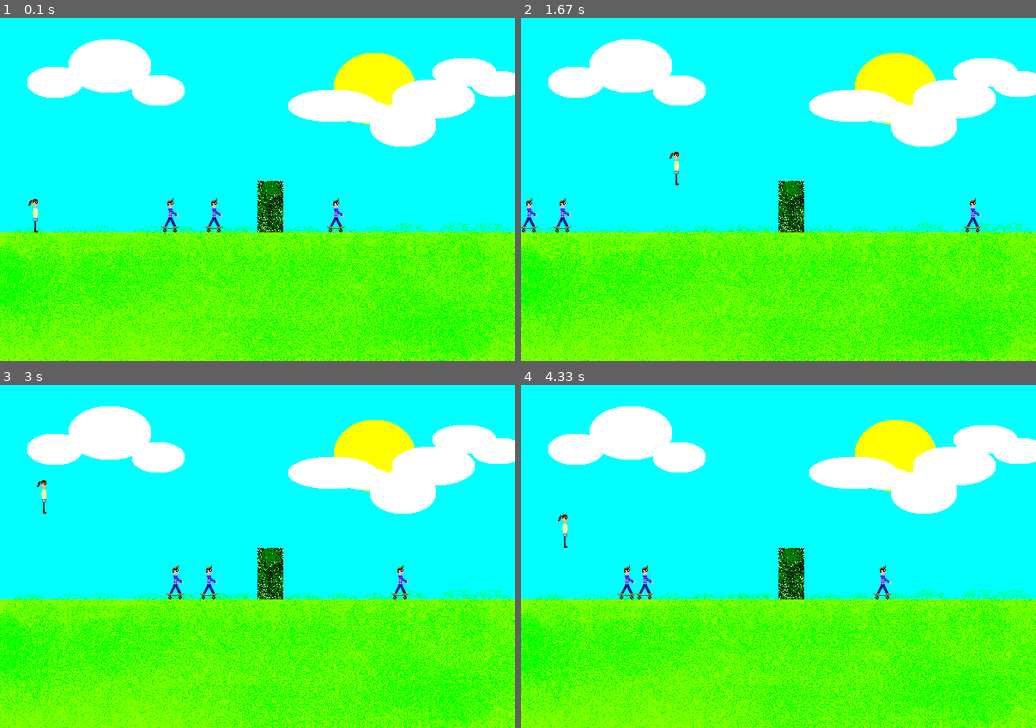
Above: before the commit, frames 1-4 (two rows, left to right).
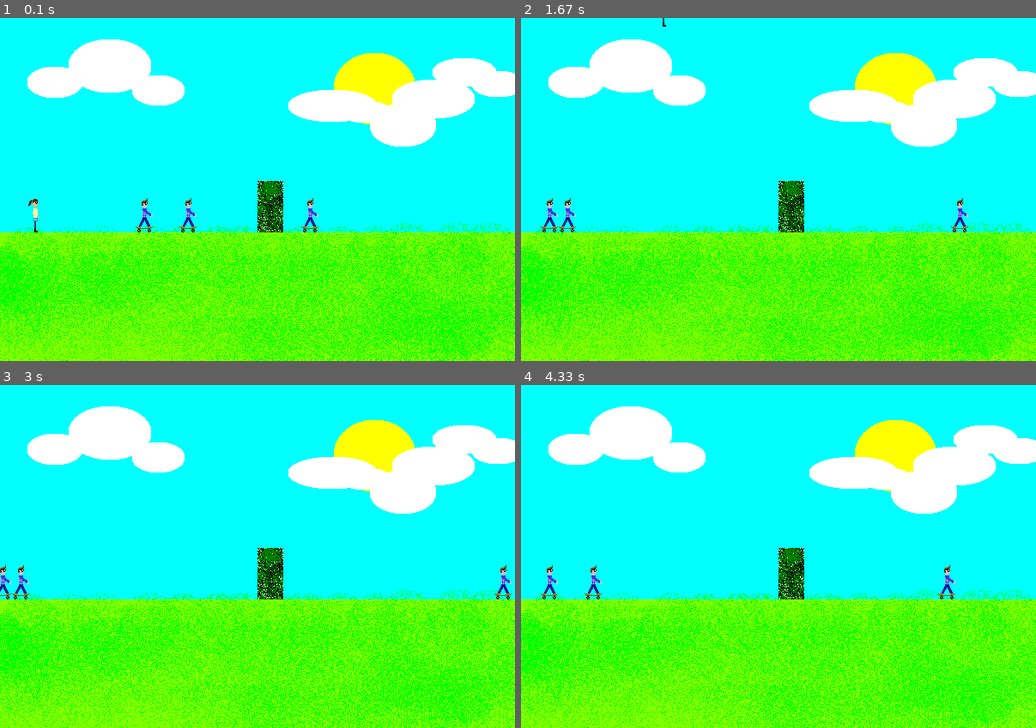
Above: after the commit, the same moments.

Repository: nagellack/SarahGame
Game: pygame game, started from Project/main.py
Same seed, same stepped clock (60 frames per second), same inputs: the game is played once before the commit and once after it.
Inputs:
- Up to frame 1 (0.1 s): no input
- Up to frame 2 (1.67 s): tap Space at 0.33, 0.73, 1.03, 1.23, 1.53 s; hold Right 0.67-1.13 s; hold Right 1.17-1.63 s
- Up to frame 3 (3 s): hold Left 1.67-2.2 s; tap Space at 1.73, 2.03, 2.3, 2.63, 2.93 s; hold Down 2.23-2.53 s; hold Left 2.57-2.97 s
- Up to frame 4 (4.33 s): no input

The runs differ from the first frame. In frame 1, 0.6% of the frame differs, in the area x 26-67%, y 52-63%; in frame 2, 0.7%; in frame 3, 0.7%; in frame 4, 0.7%, in the area x 3-85%, y 37-63%.

Commit message:
fast as hell

Diff:
--- a/Project/CPUSpinnerController.py
+++ b/Project/CPUSpinnerController.py
@@ -15,7 +15,7 @@
 		while self.keepGoing:
 			event = "TickEvent"
 			self.evManager.post( event )
-			clock.tick(10)
+			clock.tick(30)
 
 	#----------------------------------------------------------------------
 	def Notify(self, event):
--- a/Project/Charactor.py
+++ b/Project/Charactor.py
@@ -4,8 +4,8 @@
         self.x = 30
         self.absoultex = self.x
         self.y = 210
-        self.steplength = 10
-        self.jumpheight = 5
+        self.steplength = 5
+        self.jumpheight = 10
         self.nailcolor = "Red"
         self.image = 'Sarah.png'
         self.width = 20
--- a/Project/Game.py
+++ b/Project/Game.py
@@ -55,8 +55,8 @@
         elif event == "Enemy":
             currentS = self.getCurrentSectors()
             for enemy in currentS.enemies:
-                if enemy.move(currentS):
-                    self.evManager.post("MoveEvent")
+                enemy.move(currentS)
+                #    self.evManager.post("MoveEvent")
 
 
         elif event == "JumpRight":
--- a/Project/KeyboardController.py
+++ b/Project/KeyboardController.py
@@ -25,7 +25,7 @@
                 self.jumpstarted +=1
                 if self.jumpstarted==10:
                     self.jumpstarted=0
-                    self.evManager.post('stopjump')
+                    self.evManager.post('Stopjump')
             for event in pygame.event.get():
                 if event.type == KEYDOWN and event.key == K_LEFT:
                     direction = "DIRECTION_LEFT"
--- a/Project/PygameView.py
+++ b/Project/PygameView.py
@@ -1,4 +1,5 @@
 import pygame
+from pygame.locals import *
 import Game
 class PygameView:
     def __init__(self, evManager,game):
@@ -6,51 +7,44 @@
         self.evManager.registerListener( self )
         self.game = game
         pygame.init()
-        self.screen = pygame.display.set_mode((600,400))
+        self.screen = pygame.display.set_mode((600,400),DOUBLEBUF)
+        self.screen.set_alpha(None)
 
         self.sector = self.game.mappe.sectors[0]
-        self.screen.blit(pygame.image.load(self.sector.image),[0,0,600,400])
+        self.sectorimg = pygame.image.load(self.sector.image)
+        self.screen.blit(self.sectorimg,[0,0,600,400])
 
         self.character = self.game.charactor
         self.charimage = pygame.image.load(self.character.image)
+
+        self.enemimages = []
+
         self.charrect = self.charimage.get_rect()
         self.charrect.topleft = (self.character.x,self.character.y)
-        self.screen.blit(self.charimage,self.charrect)
+
 
         enemies = self.sector.enemies
         for enemy in enemies:
             enemimage = pygame.image.load(enemy.image)
-            enemrect = enemimage.get_rect()
-            enemrect.topleft = (enemy.x,enemy.y)
-
-            self.screen.blit(enemimage,enemrect)
-
-        obstacles = self.sector.obstacles
-        for obst in obstacles:
-            obstimage = pygame.image.load(obst.image)
-            obstrect = obstimage.get_rect()
-            obstrect.topleft = (obst.x,obst.y)
-
-            self.screen.blit(obstimage, obstrect)
-
+            self.enemimages.append(enemimage)
 
         pygame.display.flip()
 
 
     def Notify(self, event):
-        if event == 'MoveEvent':
-            self.charrect.topleft = (self.character.x,self.character.y)
+        if event == "TickEvent":
 
-            self.screen.blit(pygame.image.load(self.sector.image),[0,0,600,400])
-
+            self.screen.blit(self.sectorimg,self.charrect,self.charrect)
+            self.screen.blit(self.sectorimg,[0,0,600,400])
             self.screen.blit(self.charimage,self.charrect)
 
+
             enemies = self.sector.enemies
-            for enemy in enemies:
-                enemimage = pygame.image.load(enemy.image)
+            for i in range(len(enemies)):
+                enemimage = self.enemimages[i]
                 enemrect = enemimage.get_rect()
-                enemrect.topleft = (enemy.x,enemy.y)
-
+                enemrect.topleft = (enemies[i].x,enemies[i].y)
+                self.screen.blit(self.sectorimg,enemrect,enemrect)
                 self.screen.blit(enemimage,enemrect)
 
 
@@ -62,5 +56,8 @@
                 obstrect.topleft = (obst.x,obst.y)
 
                 self.screen.blit(obstimage, obstrect)
+
             pygame.display.flip()
-            pygame.display.update()
+
+        if event == 'MoveEvent':
+            self.charrect.topleft = (self.character.x,self.character.y)
